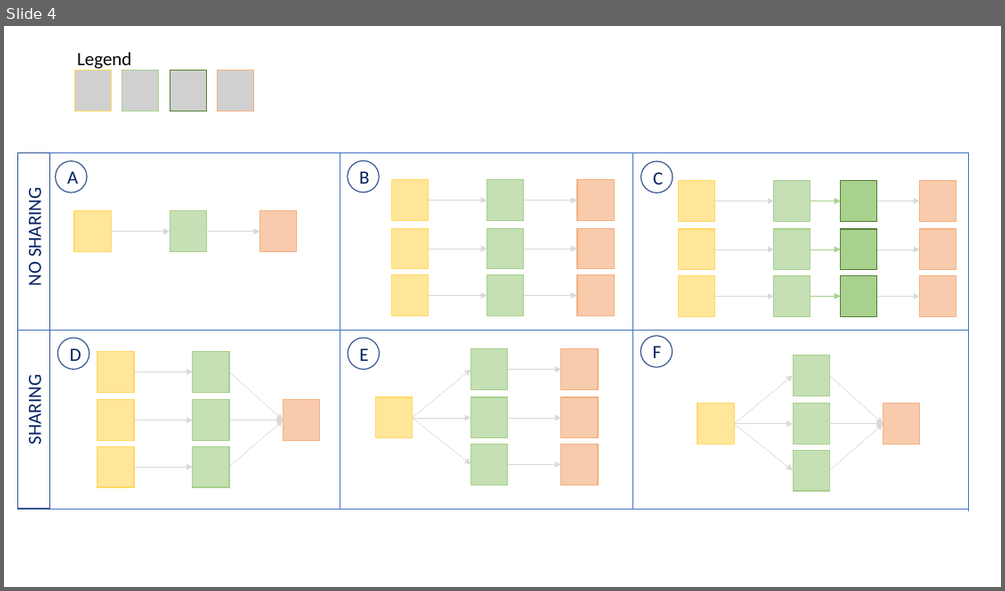
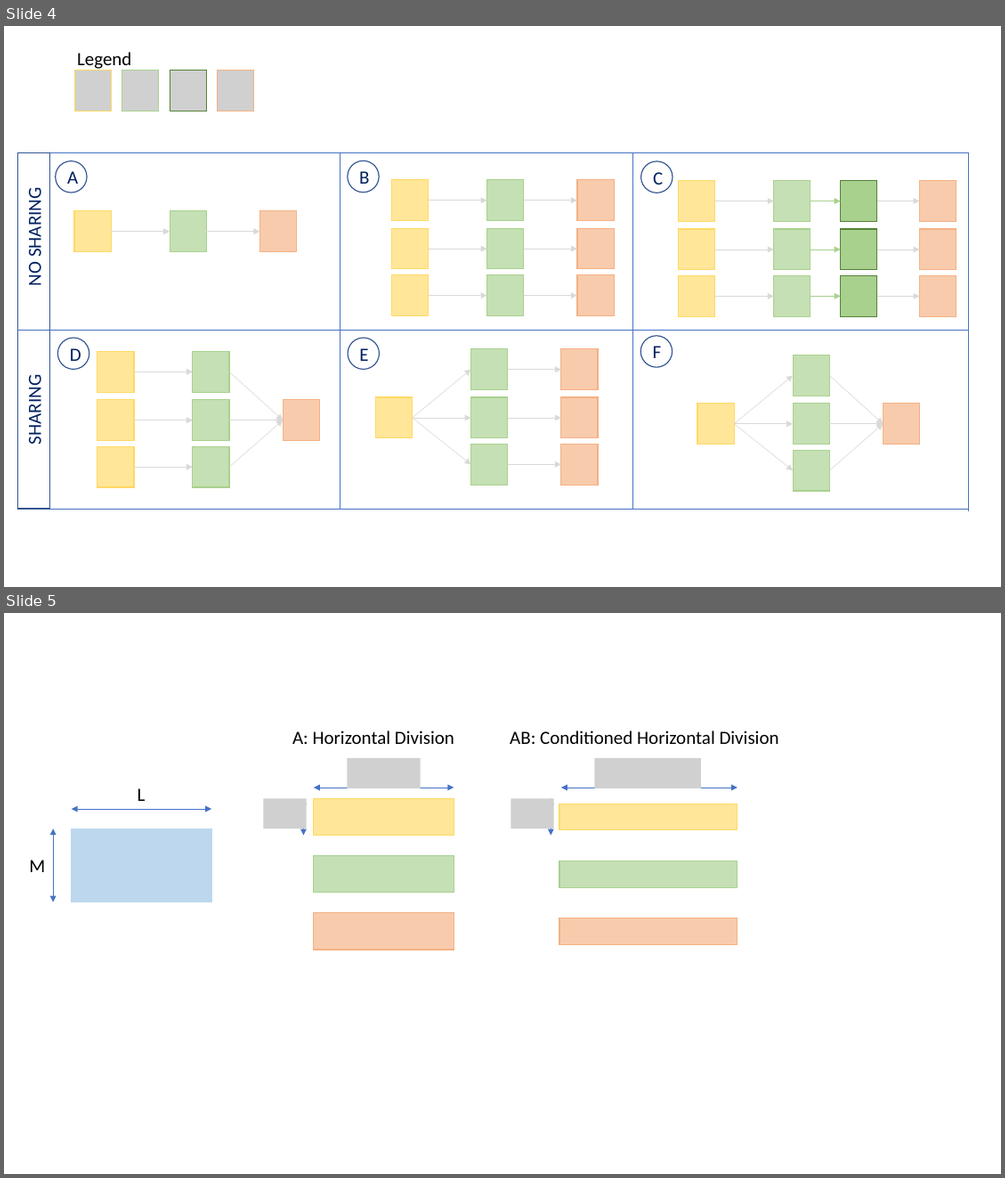
Before and after one commit to PabloRR100/Recursive_Networks, a slide deck: images/images.pptx. Shown one above the other, each under a label of ours: slide 4 before the commit, slides 4 and 5 after it. The pictures are 1005x591 and 1005x1178 pixels, drawn with LibreOffice and Linux fonts; fonts in the diff are those of the drawing; grey boxes stand for pictures. Boxes give left, top, right and bottom in pixels: in the first picture for what was removed or moved away, otherwise in the second. Text is boxed around its words. In the diff, an @@ line names an element or a change of style, - is before the commit and + after.

```diff
--- a/images/images.pptx
+++ b/images/images.pptx
@@ slide 5 added at <box>4,613,1001,1174</box>, background #FFFFFF @@
@@ text added at <box>292,730,454,744</box>, 18 pt, text #000000 @@
+A: Horizontal Division
@@ text added at <box>510,730,779,744</box>, 18 pt, text #000000 @@
+AB: Conditioned Horizontal Division
@@ picture added at <box>348,758,421,788</box> @@
@@ picture added at <box>595,758,701,788</box> @@
@@ text added at <box>138,788,146,801</box>, 18 pt, text #000000 @@
+L
@@ picture added at <box>264,798,307,828</box> @@
@@ double arrow added from (303, 798) to (303, 835), #4472C4 0.5 pt @@
@@ rectangle added at <box>314,798,453,835</box>, fill #FFE699, outline #FFD966 1 pt @@
@@ double arrow added from (314, 787) to (453, 787), #4472C4 0.5 pt @@
@@ picture added at <box>511,798,554,828</box> @@
@@ double arrow added from (550, 798) to (550, 835), #4472C4 0.5 pt @@
@@ double arrow added from (561, 787) to (737, 787), #4472C4 0.5 pt @@
@@ double arrow added from (72, 809) to (211, 809), #4472C4 0.5 pt @@
@@ rectangle added at <box>559,803,737,830</box>, fill #FFE699, outline #FFD966 1 pt @@
@@ double arrow added from (53, 828) to (53, 901), #4472C4 0.5 pt @@
@@ rectangle added at <box>72,828,211,901</box>, fill #BDD7EE, outline #BDD7EE 1 pt @@
@@ text added at <box>29,860,45,872</box>, 18 pt, text #000000 @@
+M
@@ rectangle added at <box>314,856,453,892</box>, fill #C5E0B4, outline #A9D18E 1 pt @@
@@ rectangle added at <box>559,861,737,887</box>, fill #C5E0B4, outline #A9D18E 1 pt @@
@@ rectangle added at <box>314,913,453,949</box>, fill #F8CBAD, outline #F4B183 1 pt @@
@@ rectangle added at <box>559,918,737,944</box>, fill #F8CBAD, outline #F4B183 1 pt @@
```
Also in this commit, not shown: 1 slide changed, 2 other slides added, 37 other files.
